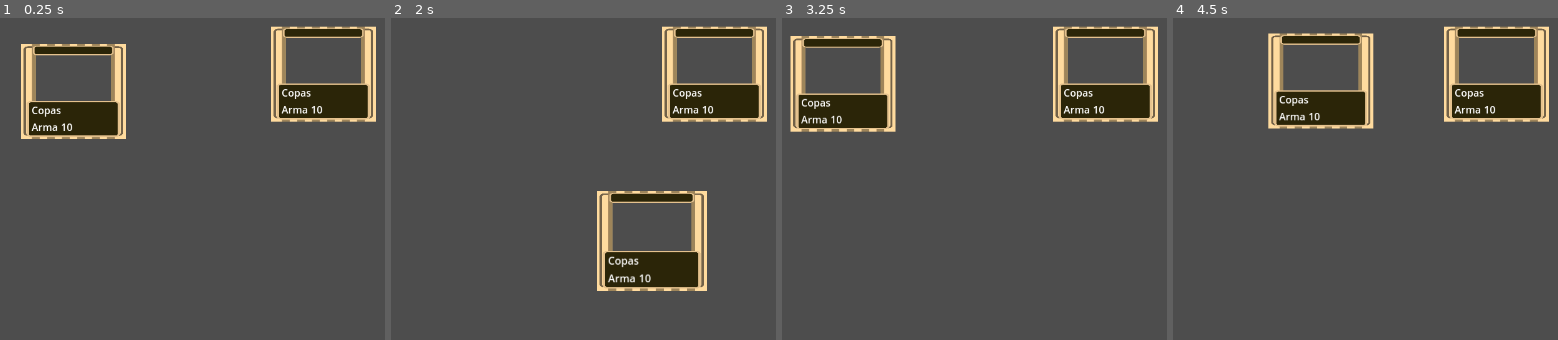
Above: before the commit, frames 1-4 (left to right).
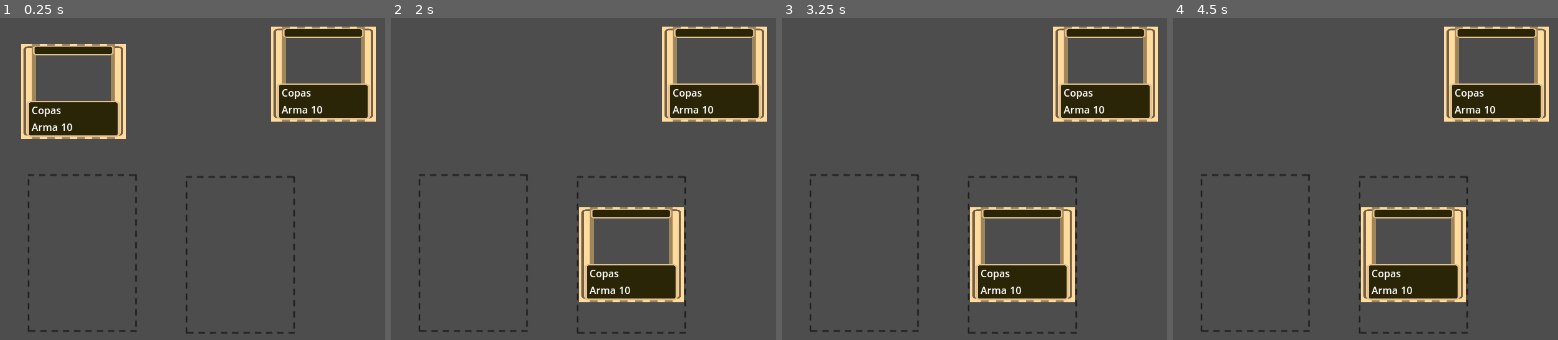
Above: after the commit, the same moments.

Repository: LYG-Studio/godot-game
Game: Godot game, scene res://scenes/Main/Main.tscn
Same seed, same stepped clock (60 frames per second), same inputs: the game is played once before the commit and once after it.
Inputs (mouse positions are in pixels of both pictures, inside the frame that each line leads up to):
- Up to frame 1 (0.25 s): no input
- Up to frame 2 (2 s): tap Enter at 0.5 s; drag from (464, 92) to (714, 75) at 0.52 s; drag from (714, 75) to (652, 240) at 1.27 s
- Up to frame 3 (3.25 s): move the mouse to (1163, 53) at 2.02 s; click (1163, 53) at 2.17 s; tap Space at 2.75 s; drag from (1043, 240) to (843, 82) at 2.77 s
- Up to frame 4 (4.5 s): move the mouse to (outside the picture) at 3.52 s; click (outside the picture) at 3.67 s; tap Enter at 4.25 s; drag from (1234, 82) to (1496, 75) at 4.27 s

The runs differ from the first frame. In frame 1, 0.8% of the frame differs, in the area x 7-77%, y 48-99%; in frame 2, 8.7%; in frame 3, 12%, in the area x 2-77%, y 5-99%; in frame 4, 12%.
Error before the commit: Invalid assignment of property or key 'scale' with value of type 'Vector2' on a base object of type 'Nil'. (res://scenes/Match/CardManager.gd:36)

Commit message:
feat: episode 3 of tutorial

Diff:
--- /dev/null
+++ b/game/prefabs/CardSlot/CardSlot.tscn
@@ -0,0 +1,20 @@
+[gd_scene load_steps=4 format=3 uid="uid://db0jt28td6ge3"]
+
+[ext_resource type="Texture2D" uid="uid://c72chlwfg3jc6" path="res://assets/cardSlot.png" id="1_us08b"]
+[ext_resource type="Script" uid="uid://n20ve2u2k0qr" path="res://prefabs/CardSlot/cardSlot.gd" id="1_wblpy"]
+
+[sub_resource type="RectangleShape2D" id="RectangleShape2D_u2nqx"]
+size = Vector2(172, 252)
+
+[node name="CardSlot" type="Node2D"]
+script = ExtResource("1_wblpy")
+
+[node name="Sprite2D" type="Sprite2D" parent="."]
+texture = ExtResource("1_us08b")
+
+[node name="Area2D" type="Area2D" parent="."]
+collision_layer = 2
+collision_mask = 2
+
+[node name="CollisionShape2D" type="CollisionShape2D" parent="Area2D"]
+shape = SubResource("RectangleShape2D_u2nqx")
--- /dev/null
+++ b/game/prefabs/CardSlot/cardSlot.gd
@@ -0,0 +1,6 @@
+extends Node2D
+
+var card_in_slot = false
+
+func _ready() -> void:
+	print($Area2D.collision_mask)
--- a/game/scenes/Match/CardManager.gd
+++ b/game/scenes/Match/CardManager.gd
@@ -1,6 +1,7 @@
 extends Node2D
 
 const COLLISION_MASK_CARD = 1
+const COLLISION_MASK_CARD_SLOT = 2
 
 var screen_size
 var card_being_dragged
@@ -18,13 +19,12 @@
 func _input(event: InputEvent) -> void:
 	if event is InputEventMouseButton and event.button_index == MOUSE_BUTTON_LEFT:
 		if event.is_pressed():
-			print("click")
 			var card = raycast_check_for_card()
 			if card:
 				start_drag(card)
 		else:
-			finish_drag()
-			print("released")
+			if card_being_dragged:
+				finish_drag()
 
 
 func start_drag(card):
@@ -34,6 +34,11 @@
 
 func finish_drag():
 	card_being_dragged.scale = Vector2(1.05, 1.05)
+	var card_slot_found = raycast_check_for_card_slot()
+	if card_slot_found and not card_slot_found.card_in_slot:
+		card_being_dragged.position = card_slot_found.position
+		card_being_dragged.get_node("Area2D/CollisionShape2D").disabled = true
+		card_slot_found.card_in_slot = true
 	card_being_dragged = null
 
 
@@ -67,6 +72,18 @@
 		card.z_index = 1
 
 
+func raycast_check_for_card_slot() -> Node2D:
+	var space_state = get_world_2d().direct_space_state
+	var parameters = PhysicsPointQueryParameters2D.new()
+	parameters.position = get_global_mouse_position()
+	parameters.collide_with_areas = true
+	parameters.collision_mask = COLLISION_MASK_CARD_SLOT
+	var result = space_state.intersect_point(parameters)
+	if result.size() > 0:
+		return result[0].collider.get_parent()
+	return null
+
+
 func raycast_check_for_card() -> Node2D:
 	var space_state = get_world_2d().direct_space_state
 	var parameters = PhysicsPointQueryParameters2D.new()
@@ -75,7 +92,6 @@
 	parameters.collision_mask = COLLISION_MASK_CARD
 	var result = space_state.intersect_point(parameters)
 	if result.size() > 0:
-		# return result[0].collider.get_parent()
 		return get_card_with_highest_z_index(result)
 	return null
 
--- a/game/scenes/Match/Match.tscn
+++ b/game/scenes/Match/Match.tscn
@@ -1,8 +1,9 @@
-[gd_scene load_steps=4 format=3 uid="uid://d2ekpb50n3u8u"]
+[gd_scene load_steps=5 format=3 uid="uid://d2ekpb50n3u8u"]
 
 [ext_resource type="Script" uid="uid://ctxnvyi4k7xsf" path="res://scenes/Match/match.gd" id="1_r4s8i"]
 [ext_resource type="Script" uid="uid://dyirajl0fkxoc" path="res://scenes/Match/CardManager.gd" id="2_1psl4"]
 [ext_resource type="PackedScene" uid="uid://d3kk37d05w8iu" path="res://prefabs/Card/Card.tscn" id="3_gtor4"]
+[ext_resource type="PackedScene" uid="uid://db0jt28td6ge3" path="res://prefabs/CardSlot/CardSlot.tscn" id="4_gtor4"]
 
 [node name="Match" type="Node2D"]
 script = ExtResource("1_r4s8i")
@@ -15,3 +16,9 @@
 
 [node name="Card2" parent="CardManager" instance=ExtResource("3_gtor4")]
 position = Vector2(676, 237)
+
+[node name="CardSlot" parent="." instance=ExtResource("4_gtor4")]
+position = Vector2(290, 523)
+
+[node name="CardSlot2" parent="." instance=ExtResource("4_gtor4")]
+position = Vector2(543, 526)
Binary file added: game/assets/cardSlot.png
Not shown, added: game/assets/cardSlot.png.import
Not shown, added: game/prefabs/CardSlot/cardSlot.gd.uid
